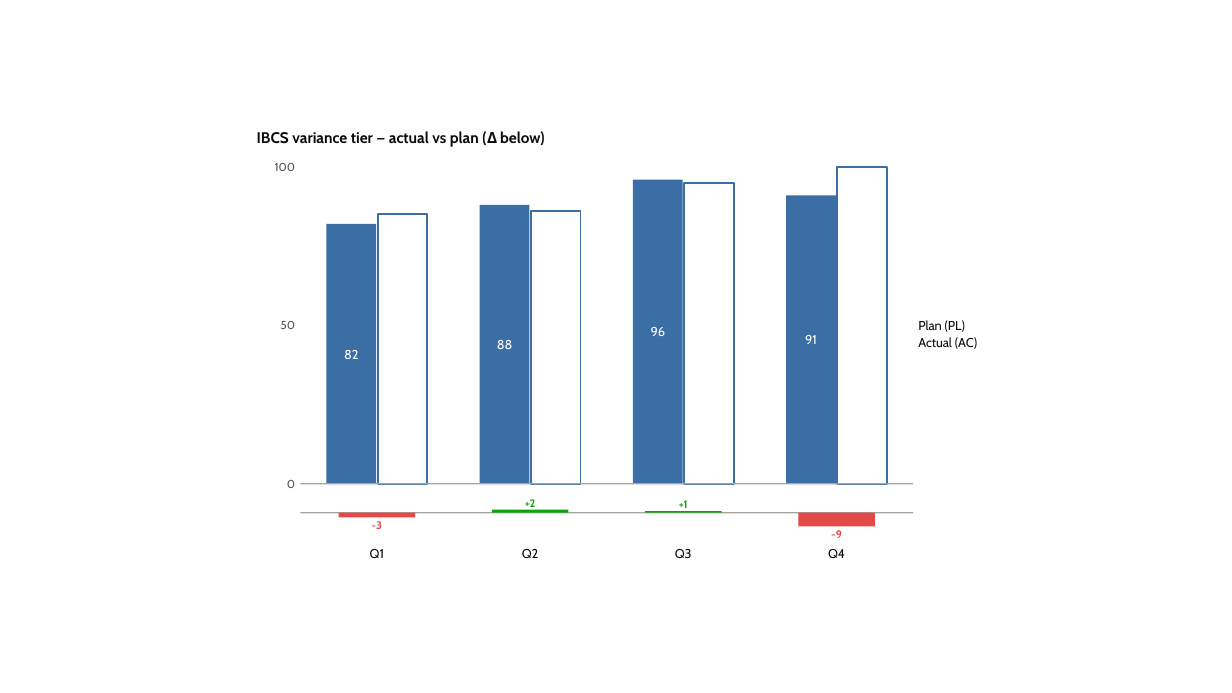
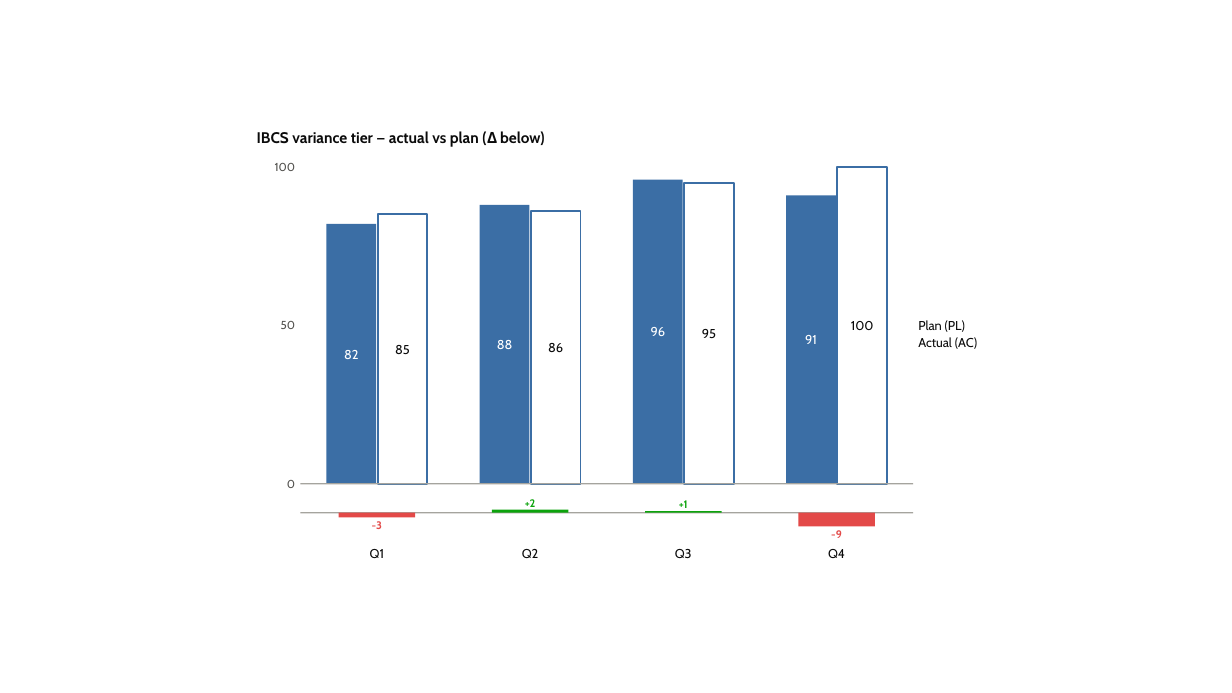
Before and after one commit to dannbleeker/PowerChart, a slide deck: slide 29 of examples/showcase.pptx. Drawn at 1232x693 pixels with LibreOffice and Linux fonts; fonts in the diff are those of the drawing. Boxes give left, top, right and bottom in pixels: in the first picture for what was removed or moved away, otherwise in the second. Text is boxed around its words. In the diff, an @@ line names an element or a change of style, - is before the commit and + after.

```diff
--- a/examples/showcase.pptx
+++ b/examples/showcase.pptx
@@ text added at (702, 329, 716, 338), 10 pt, text #0B0B0B @@
+95
@@ text added at (851, 321, 874, 330), 10 pt, text #0B0B0B @@
+100
@@ text added at (395, 345, 410, 354), 10 pt, text #0B0B0B @@
+85
@@ text added at (548, 343, 563, 352), 10 pt, text #0B0B0B @@
+86
```
Also in this commit, not shown: 1 other slide changed, 2 other files.
